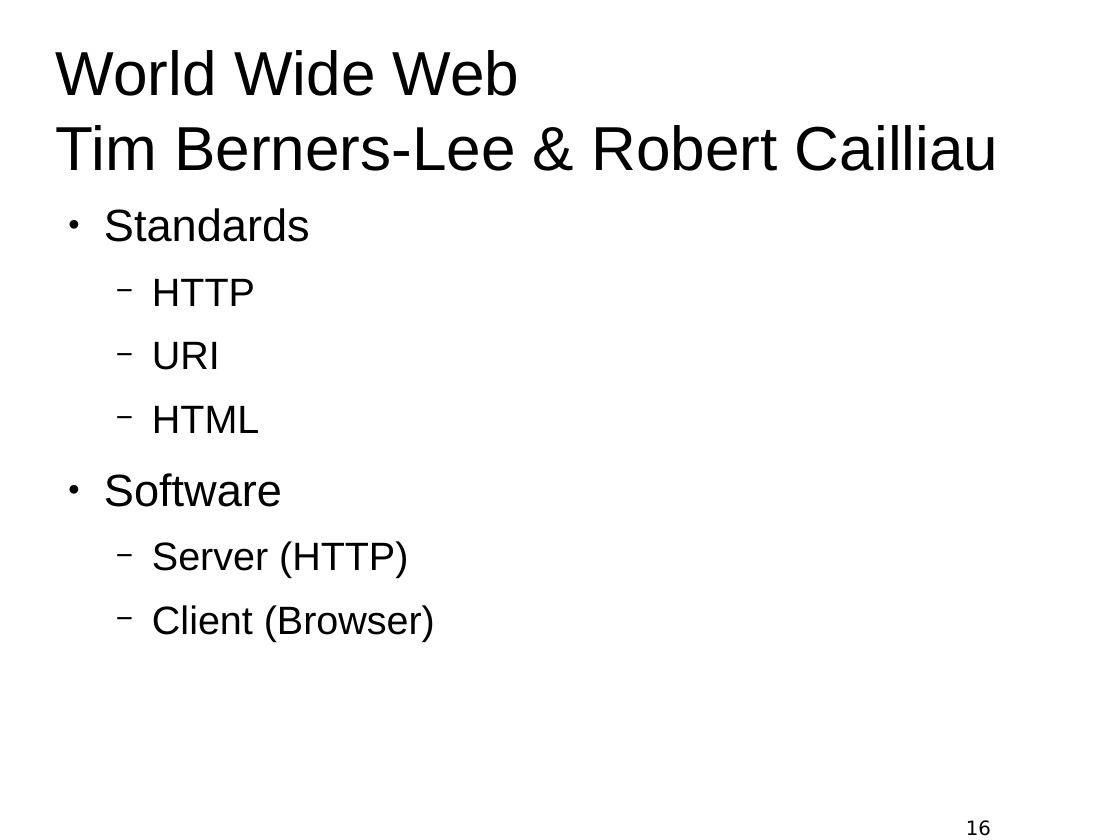
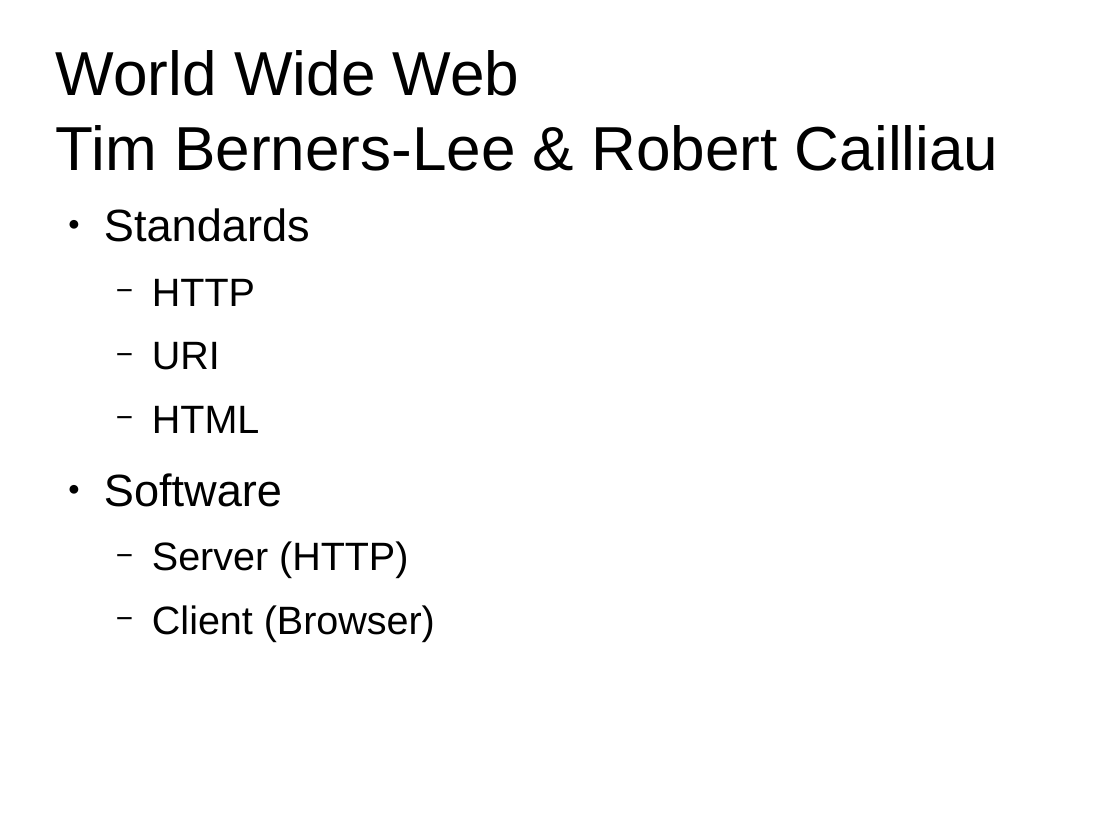
Before and after one commit to t-hofmann/digitale-medien-ws2018, a slide deck: slide 16 of Webtechnologien.odp. Drawn at 1120x840 pixels with LibreOffice and Linux fonts; fonts in the diff are those of the drawing; background and template pictures are left out. Boxes give left, top, right and bottom in pixels: in the first picture for what was removed or moved away, otherwise in the second. Text is boxed around its words. In the diff, an @@ line names an element or a change of style, - is before the commit and + after.

```diff
--- a/Webtechnologien.odp
+++ b/Webtechnologien.odp
@@ page number removed at (966,820,991,836) @@
-16
```
Also in this commit, not shown: 19 other slides changed, 1 other file.
